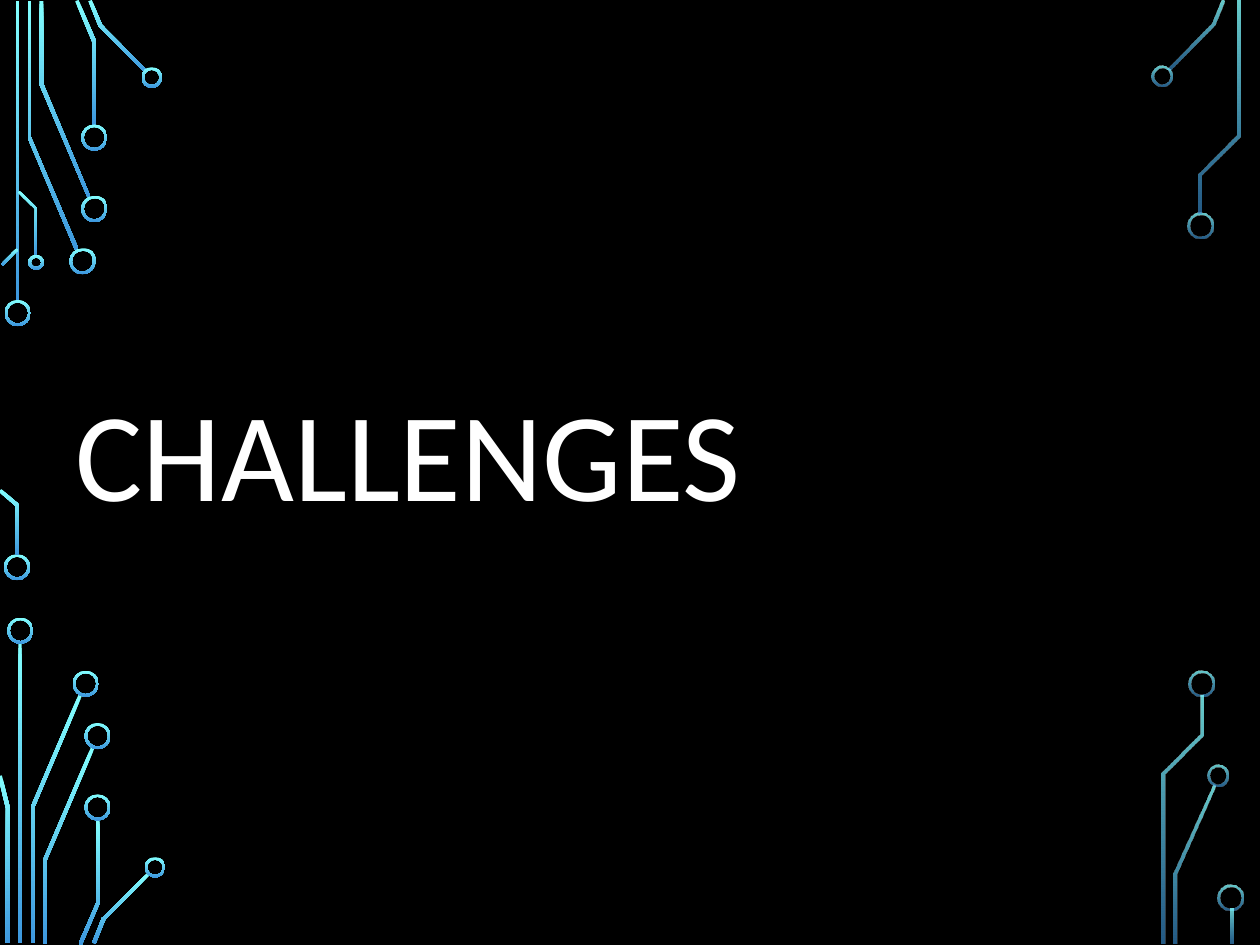
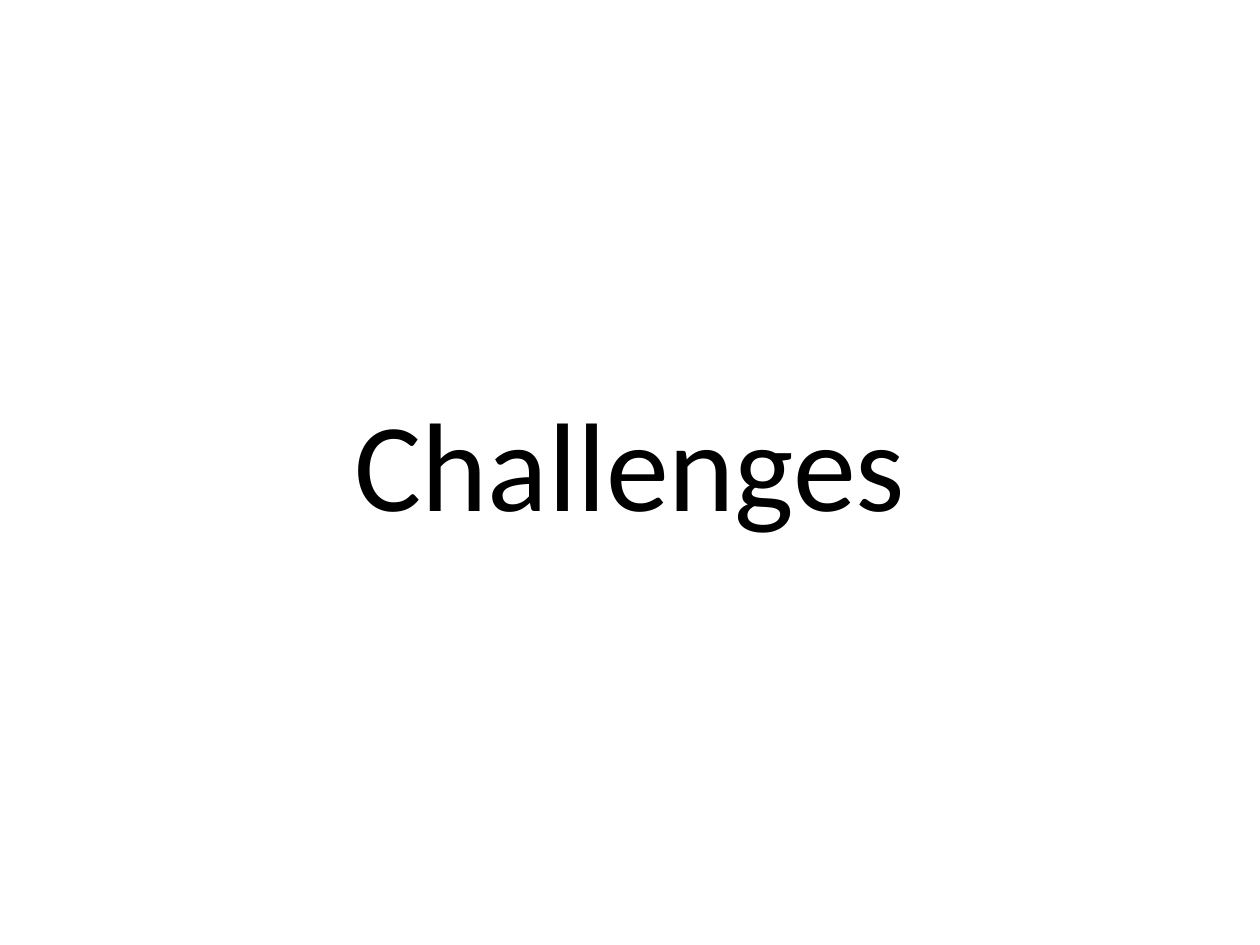
Before and after one commit to sperry94/ANST_Project, a slide deck: slide 13 of AOT2ProjectPresentation.pptx (slide 11 before the commit). Drawn at 1260x945 pixels with LibreOffice and Linux fonts; fonts in the diff are those of the drawing; background and template pictures are left out. Boxes give left, top, right and bottom in pixels: in the first picture for what was removed or moved away, otherwise in the second. Text is boxed around its words. In the diff, an @@ line names an element or a change of style, - is before the commit and + after.

```diff
--- a/AOT2ProjectPresentation.pptx
+++ b/AOT2ProjectPresentation.pptx
@@ background picture (left out) to #FFFFFF @@
@@ title at (x1=355, y1=423, x2=905, y2=533): text changed; text colour #FFFFFF to #000000 @@
-CHALLENGES
+Challenges
@@ group removed at (x1=0, y1=0, x2=1244, y2=945): 33 freeform shapes, 3 rectangles @@
```
Also in this commit, not shown: 10 other slides changed, 2 slides added.
